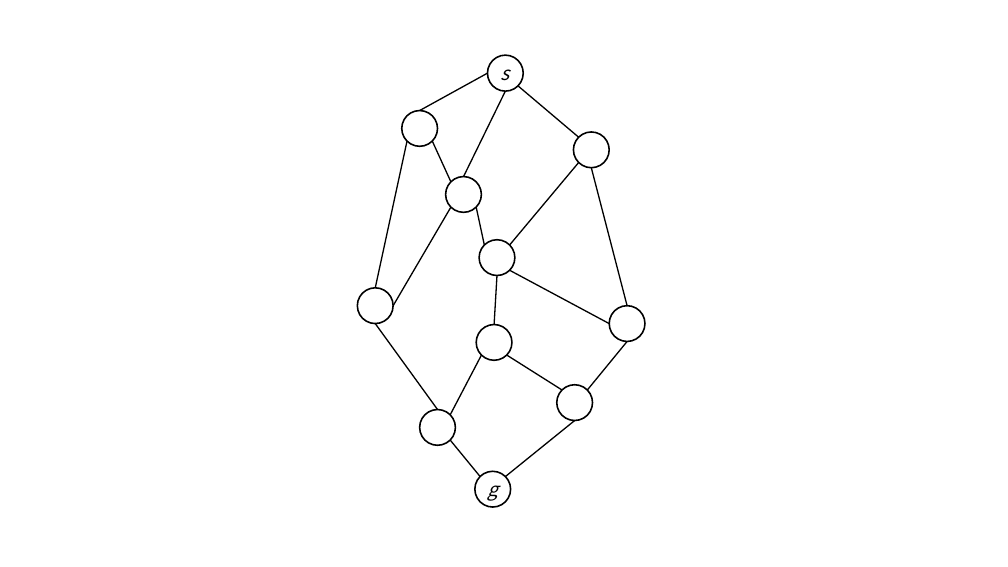
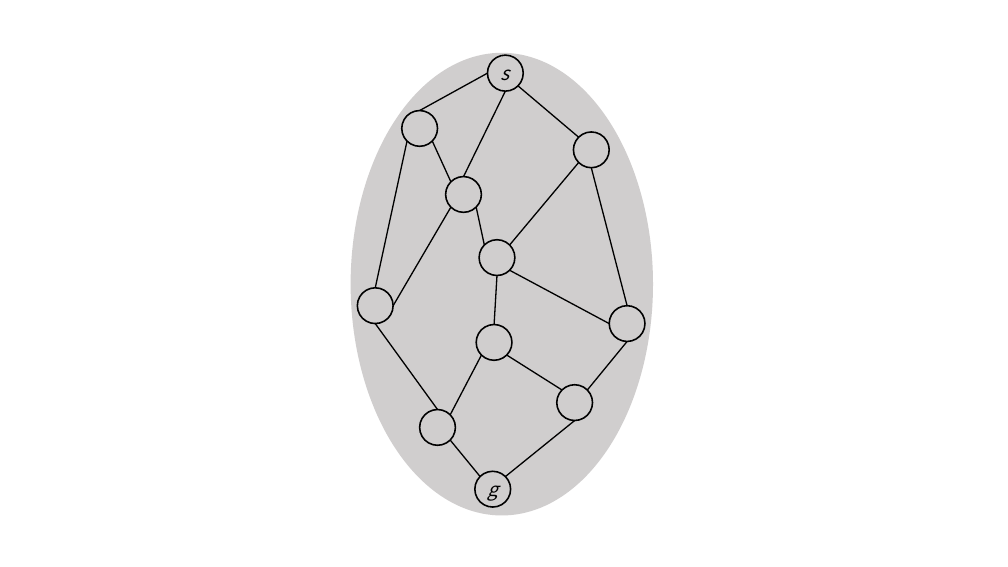
Before and after one commit to Ryo0021300/Monograph, a slide deck: slide 1 of Monograph/適応型の手順1.pptx. Drawn at 1008x567 pixels with LibreOffice and Linux fonts; fonts in the diff are those of the drawing. Boxes give left, top, right and bottom in pixels: in the first picture for what was removed or moved away, otherwise in the second. Text is boxed around its words. In the diff, an @@ line names an element or a change of style, - is before the commit and + after.

```diff
--- a/Monograph/適応型の手順1.pptx
+++ b/Monograph/適応型の手順1.pptx
@@ ellipse added at [351,53,653,516], fill #D0CECE @@
```
Also in this commit, not shown: 10 other files.
